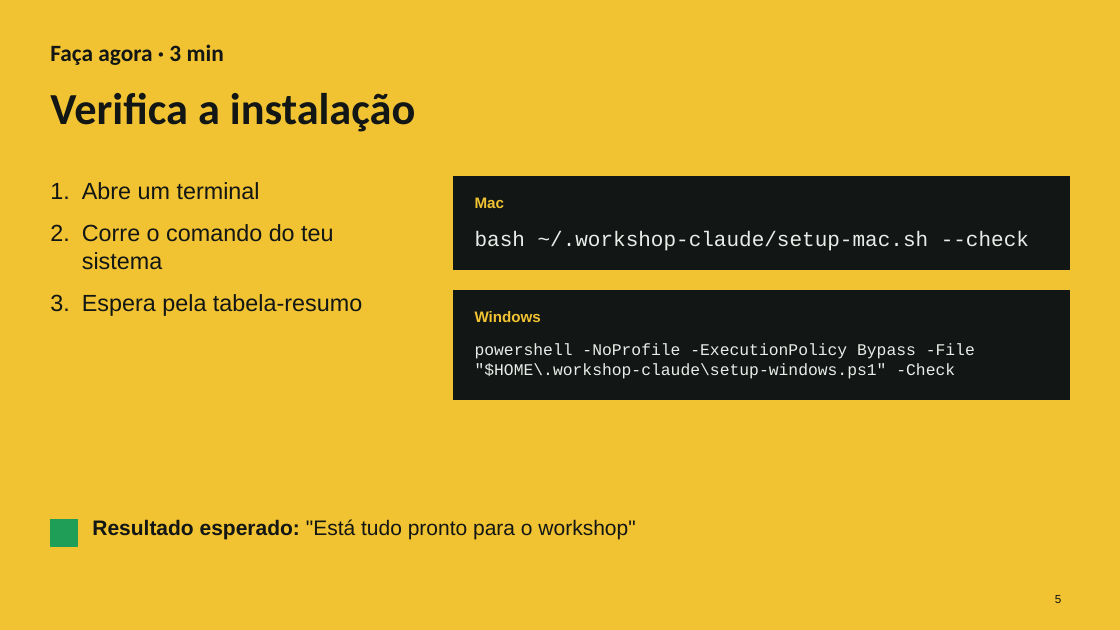
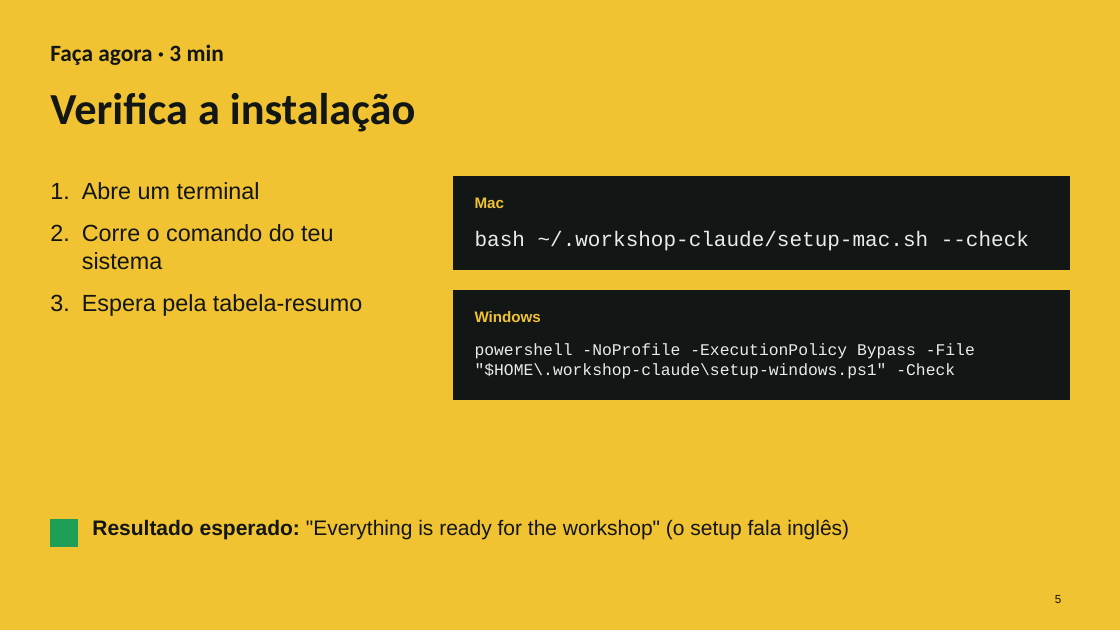
Before and after one commit to cx-guilherme-pinto/workshop-claude, a slide deck: slide 5 of slides/workshop.pptx. Drawn at 1120x630 pixels with LibreOffice and Linux fonts; fonts in the diff are those of the drawing. Boxes give left, top, right and bottom in pixels: in the first picture for what was removed or moved away, otherwise in the second. Text is boxed around its words. In the diff, an @@ line names an element or a change of style, - is before the commit and + after.

```diff
--- a/slides/workshop.pptx
+++ b/slides/workshop.pptx
@@ text at (x1=92, y1=519, x2=849, y2=539): text changed @@
-Resultado esperado: "Está tudo pronto para o workshop"
+Resultado esperado: "Everything is ready for the workshop" (o setup fala inglês)
```
Also in this commit, not shown: 12 other slides changed, 34 other files.
